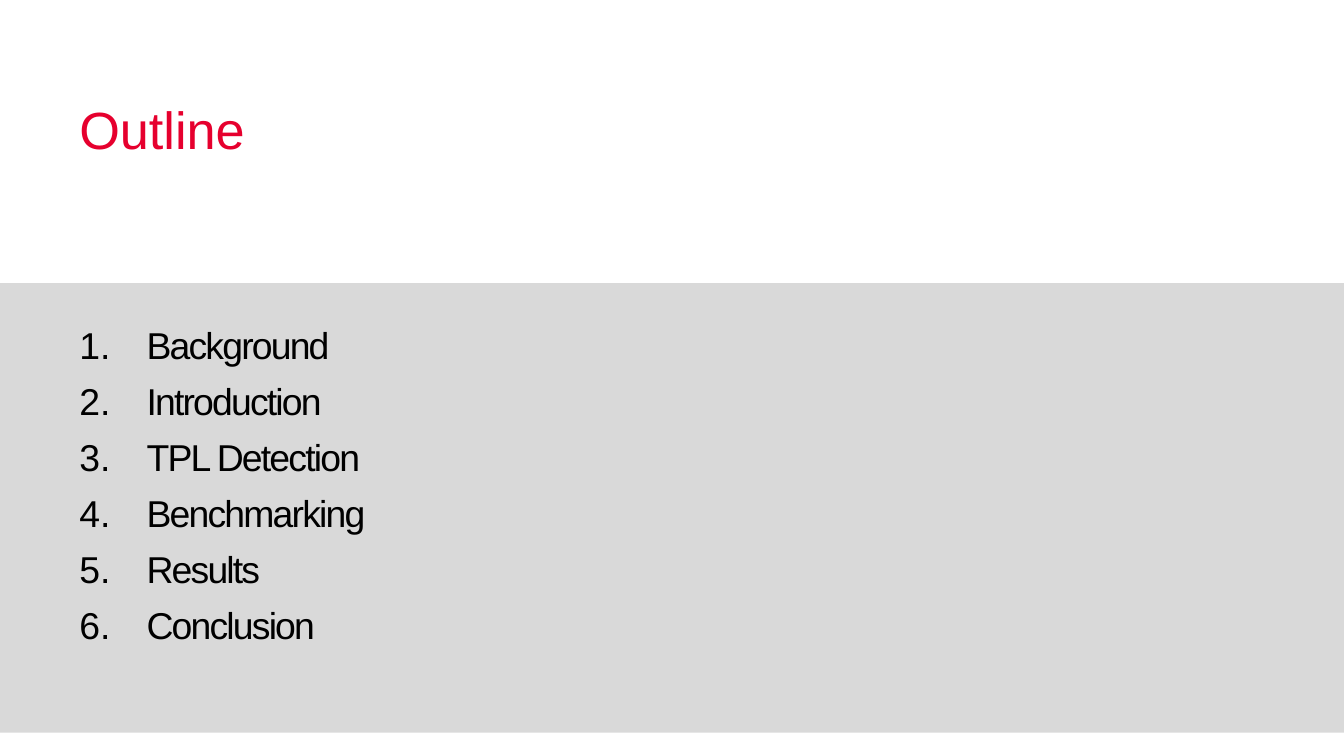
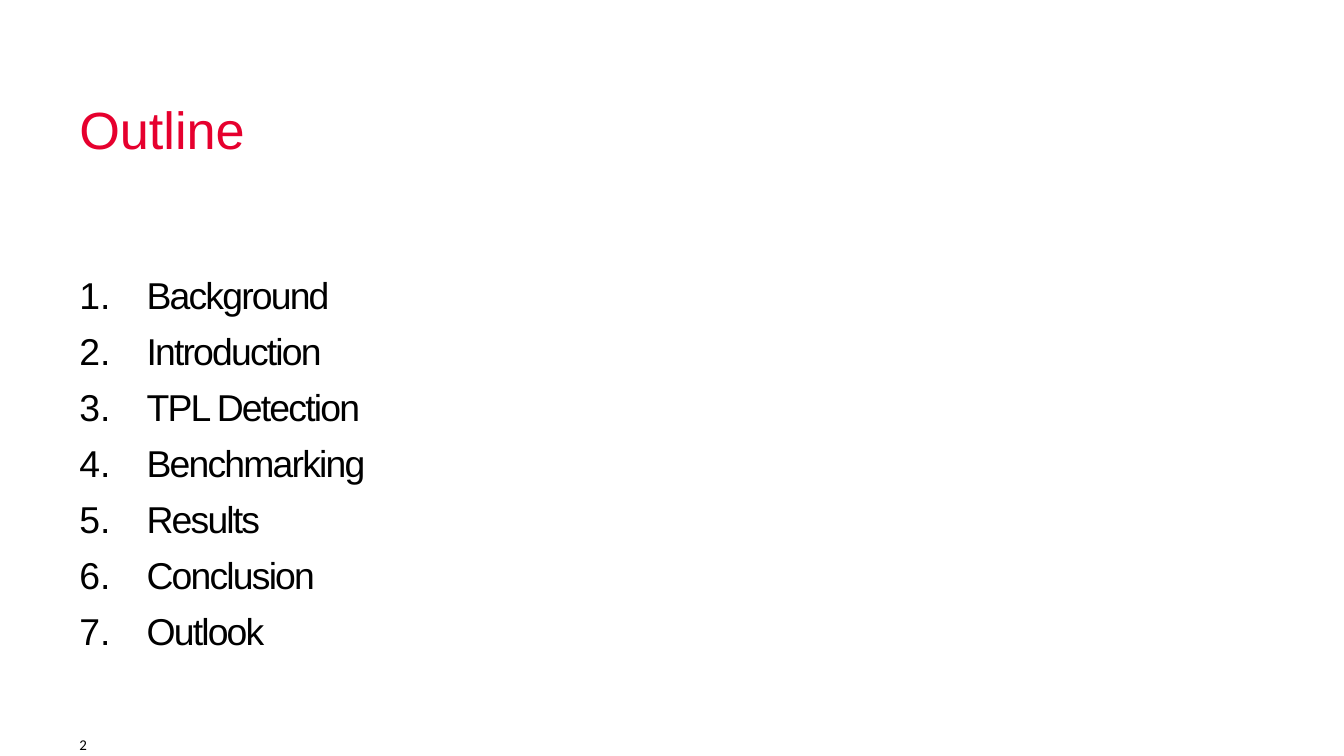
Before and after one commit to X-TPL/X-TPL, a slide deck: slide 2 of Presentations/26_05_26_Seminar.pptx. Drawn at 1344x756 pixels with LibreOffice and Linux fonts; fonts in the diff are those of the drawing; background and template pictures are left out. Boxes give left, top, right and bottom in pixels: in the first picture for what was removed or moved away, otherwise in the second. Text is boxed around its words. In the diff, an @@ line names an element or a change of style, - is before the commit and + after.

```diff
--- a/Presentations/26_05_26_Seminar.pptx
+++ b/Presentations/26_05_26_Seminar.pptx
@@ rectangle removed at [0, 284, 1344, 734] @@
@@ text "Background": place and size @@
-text "Background" at [147, 332, 366, 640]
+text "Background" at [147, 282, 366, 646]
@@ text at [147, 618, 265, 646]: paragraph added @@
+7. Outlook
@@ text added at [79, 740, 87, 750], 8 pt, text #000000 @@
+2
```
Also in this commit, not shown: 9 other slides changed, 9 slides added, 3 slides removed.
